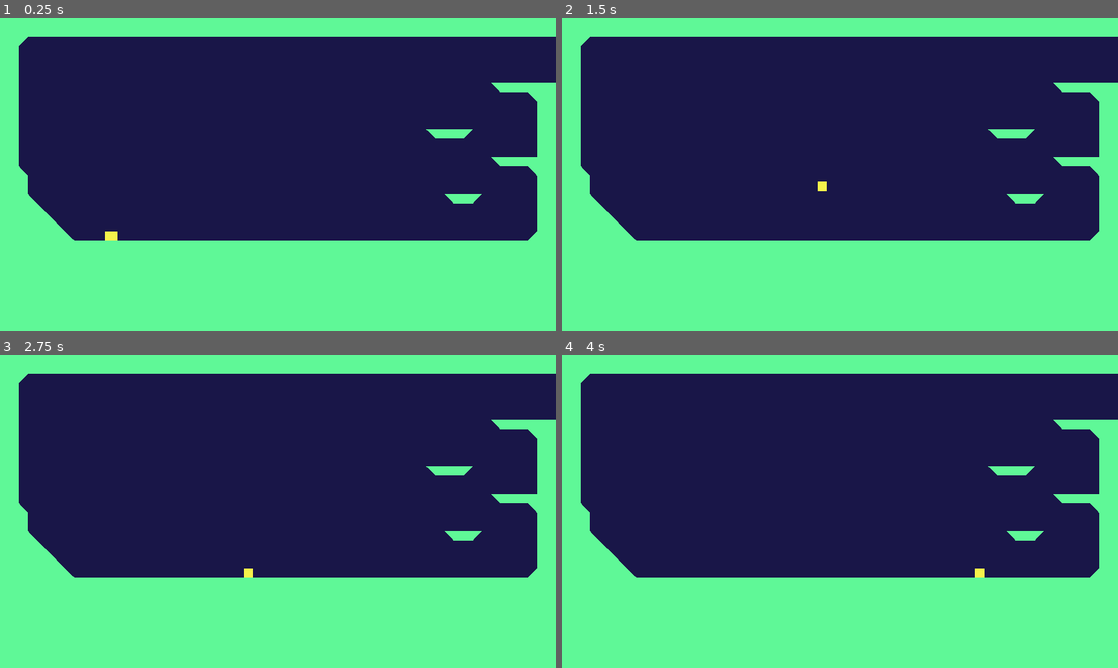
Above: before the commit, frames 1-4 (two rows, left to right).
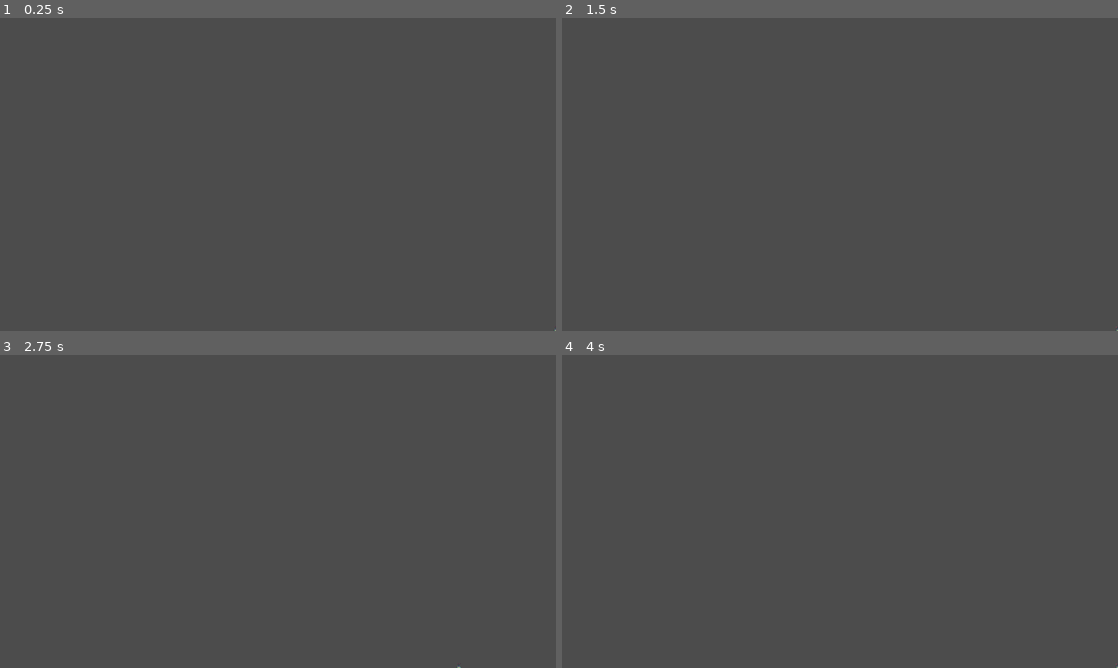
Above: after the commit, the same moments.

Repository: SilverLewis/WhatIsRain
Game: Godot game, scene res://Mouse.tscn
Same seed, same stepped clock (60 frames per second), same inputs: the game is played once before the commit and once after it. Before the commit the project starts from res://World/World.tscn.
Inputs:
- Up to frame 1 (0.25 s): no input
- Up to frame 2 (1.5 s): tap Enter at 0.5 s; hold Space (ui_select) 0.53-1.28 s; hold Right (ui_right) from 0.53 s (still down); tap C (jump) at 0.77, 0.8, 1.07, 1.35 s
- Up to frame 3 (2.75 s): tap C (jump) at 1.52, 1.82, 2.3 s; tap Space (ui_select) at 1.55 s; tap Enter at 2 s; release Right (ui_right) at 2.03 s; hold Left (ui_left) from 2.03 s (still down); hold Space (ui_select) from 2.03 s (still down)
- Up to frame 4 (4 s): release Left (ui_left) at 2.78 s; release Space (ui_select) at 2.78 s; hold Right (ui_right) from 2.78 s (still down); tap Space (ui_select) at 2.85, 3.5 s; tap C (jump) at 3.02, 3.32 s; hold C (jump) from 3.53 s (still down)

The runs differ from the first frame. In frame 1, 100% of the frame differs, in the area x 0-100%, y 0-100%; in frame 2, 100%; in frame 3, 100%; in frame 4, 100%.

Commit message:
added player camera nd 2d controller fixes

Diff:
--- a/2dexample/Player/Player.gd
+++ b/2dexample/Player/Player.gd
@@ -62,7 +62,14 @@
 
 func apply_velocity() -> void:
 	if is_jumping:
-		velocity = move_and_slide(velocity, Vector2.UP)
+		print("1: ",velocity.y)
+		var tempVel =  move_and_slide(velocity, Vector2.UP)
+		if(velocity.y<0):
+			velocity.x = tempVel.x;
+		else:
+			velocity = tempVel;
+
+		print("2: ",velocity.y)
 	else:
 		velocity = move_and_slide_with_snap(velocity, Vector2(0, 16), Vector2.UP)
 
@@ -103,7 +110,7 @@
 
 func jump_logic(_delta: float) -> void:
 	# Reset our jump requirements
-	if is_on_floor():
+	if is_on_floor() && velocity.y<=0:
 		jump_coyote_timer = jump_coyote
 		is_jumping = false
 	if get_input()["just_jump"]:
--- a/2dexample/ScreenCamera/ScreenCamera.gd
+++ b/2dexample/ScreenCamera/ScreenCamera.gd
@@ -6,6 +6,9 @@
 export var target : NodePath
 export var align_time : float = 0.2
 export var screen_size := Vector2(1920, 1080)
+
+export var move_screen_percentage : float = 30;
+
 
 onready var Target = get_node_or_null(target)
 onready var Twee = $Tween
@@ -17,10 +20,4 @@
 	if not is_instance_valid(Target):
 		return
 
-	# Actual movement
-	var tween = create_tween().set_ease(Tween.EASE_OUT).set_trans(Tween.TRANS_QUINT)
-	tween.tween_property(self, "global_position", desired_position(), align_time)
-
-# Calculating the gridnapped position
-func desired_position() -> Vector2:
-	return (Target.global_position / screen_size).floor() * screen_size + screen_size/2
+	self.global_position = Target.global_position
--- a/2dexample/project.godot
+++ b/2dexample/project.godot
@@ -11,7 +11,7 @@
 [application]
 
 config/name="MOVEMENT 2"
-run/main_scene="res://World/World.tscn"
+run/main_scene="res://Mouse.tscn"
 config/icon="res://Art/icon.png"
 config/windows_native_icon="res://icon.ico"
 
@@ -19,17 +19,23 @@
 
 window/size/width=1920
 window/size/height=1080
-window/size/fullscreen=true
 window/stretch/mode="2d"
 window/stretch/aspect="keep"
 
 [input]
 
+ui_select={
+"deadzone": 0.5,
+"events": [ Object(InputEventKey,"resource_local_to_scene":false,"resource_name":"","device":0,"alt":false,"shift":false,"control":false,"meta":false,"command":false,"pressed":false,"scancode":32,"physical_scancode":0,"unicode":0,"echo":false,"script":null)
+, Object(InputEventJoypadButton,"resource_local_to_scene":false,"resource_name":"","device":0,"button_index":1,"pressure":0.0,"pressed":false,"script":null)
+ ]
+}
 ui_left={
 "deadzone": 0.5,
 "events": [ Object(InputEventKey,"resource_local_to_scene":false,"resource_name":"","device":0,"alt":false,"shift":false,"control":false,"meta":false,"command":false,"pressed":false,"scancode":16777231,"physical_scancode":0,"unicode":0,"echo":false,"script":null)
 , Object(InputEventJoypadButton,"resource_local_to_scene":false,"resource_name":"","device":0,"button_index":14,"pressure":0.0,"pressed":false,"script":null)
 , Object(InputEventKey,"resource_local_to_scene":false,"resource_name":"","device":0,"alt":false,"shift":false,"control":false,"meta":false,"command":false,"pressed":false,"scancode":65,"physical_scancode":0,"unicode":0,"echo":false,"script":null)
+, Object(InputEventJoypadMotion,"resource_local_to_scene":false,"resource_name":"","device":0,"axis":0,"axis_value":-1.0,"script":null)
  ]
 }
 ui_right={
@@ -37,6 +43,7 @@
 "events": [ Object(InputEventKey,"resource_local_to_scene":false,"resource_name":"","device":0,"alt":false,"shift":false,"control":false,"meta":false,"command":false,"pressed":false,"scancode":16777233,"physical_scancode":0,"unicode":0,"echo":false,"script":null)
 , Object(InputEventJoypadButton,"resource_local_to_scene":false,"resource_name":"","device":0,"button_index":15,"pressure":0.0,"pressed":false,"script":null)
 , Object(InputEventKey,"resource_local_to_scene":false,"resource_name":"","device":0,"alt":false,"shift":false,"control":false,"meta":false,"command":false,"pressed":false,"scancode":68,"physical_scancode":0,"unicode":0,"echo":false,"script":null)
+, Object(InputEventJoypadMotion,"resource_local_to_scene":false,"resource_name":"","device":0,"axis":0,"axis_value":1.0,"script":null)
  ]
 }
 ui_up={
@@ -44,6 +51,7 @@
 "events": [ Object(InputEventKey,"resource_local_to_scene":false,"resource_name":"","device":0,"alt":false,"shift":false,"control":false,"meta":false,"command":false,"pressed":false,"scancode":16777232,"physical_scancode":0,"unicode":0,"echo":false,"script":null)
 , Object(InputEventJoypadButton,"resource_local_to_scene":false,"resource_name":"","device":0,"button_index":12,"pressure":0.0,"pressed":false,"script":null)
 , Object(InputEventKey,"resource_local_to_scene":false,"resource_name":"","device":0,"alt":false,"shift":false,"control":false,"meta":false,"command":false,"pressed":false,"scancode":87,"physical_scancode":0,"unicode":0,"echo":false,"script":null)
+, Object(InputEventJoypadMotion,"resource_local_to_scene":false,"resource_name":"","device":0,"axis":1,"axis_value":-1.0,"script":null)
  ]
 }
 ui_down={
@@ -51,6 +59,7 @@
 "events": [ Object(InputEventKey,"resource_local_to_scene":false,"resource_name":"","device":0,"alt":false,"shift":false,"control":false,"meta":false,"command":false,"pressed":false,"scancode":16777234,"physical_scancode":0,"unicode":0,"echo":false,"script":null)
 , Object(InputEventJoypadButton,"resource_local_to_scene":false,"resource_name":"","device":0,"button_index":13,"pressure":0.0,"pressed":false,"script":null)
 , Object(InputEventKey,"resource_local_to_scene":false,"resource_name":"","device":0,"alt":false,"shift":false,"control":false,"meta":false,"command":false,"pressed":false,"scancode":83,"physical_scancode":0,"unicode":0,"echo":false,"script":null)
+, Object(InputEventJoypadMotion,"resource_local_to_scene":false,"resource_name":"","device":0,"axis":1,"axis_value":1.0,"script":null)
  ]
 }
 jump={
@@ -58,6 +67,8 @@
 "events": [ Object(InputEventKey,"resource_local_to_scene":false,"resource_name":"","device":0,"alt":false,"shift":false,"control":false,"meta":false,"command":false,"pressed":false,"scancode":67,"physical_scancode":0,"unicode":0,"echo":false,"script":null)
 , Object(InputEventKey,"resource_local_to_scene":false,"resource_name":"","device":0,"alt":false,"shift":false,"control":false,"meta":false,"command":false,"pressed":false,"scancode":32,"physical_scancode":0,"unicode":0,"echo":false,"script":null)
 , Object(InputEventKey,"resource_local_to_scene":false,"resource_name":"","device":0,"alt":false,"shift":false,"control":false,"meta":false,"command":false,"pressed":false,"scancode":16777232,"physical_scancode":0,"unicode":0,"echo":false,"script":null)
+, Object(InputEventJoypadButton,"resource_local_to_scene":false,"resource_name":"","device":0,"button_index":12,"pressure":0.0,"pressed":false,"script":null)
+, Object(InputEventJoypadMotion,"resource_local_to_scene":false,"resource_name":"","device":0,"axis":1,"axis_value":-1.0,"script":null)
  ]
 }
 
